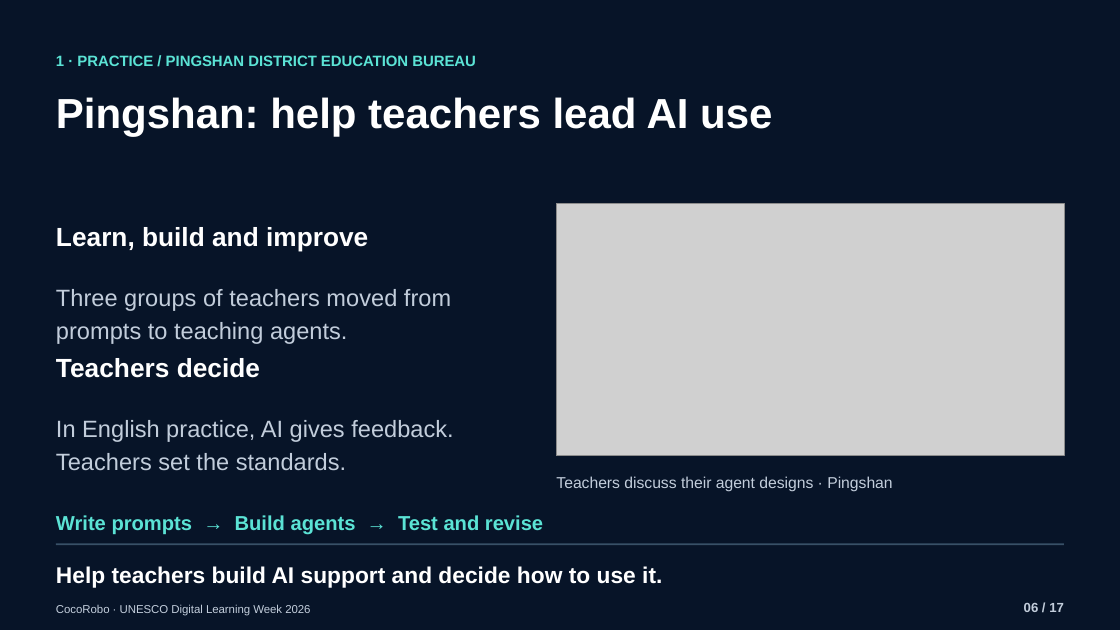
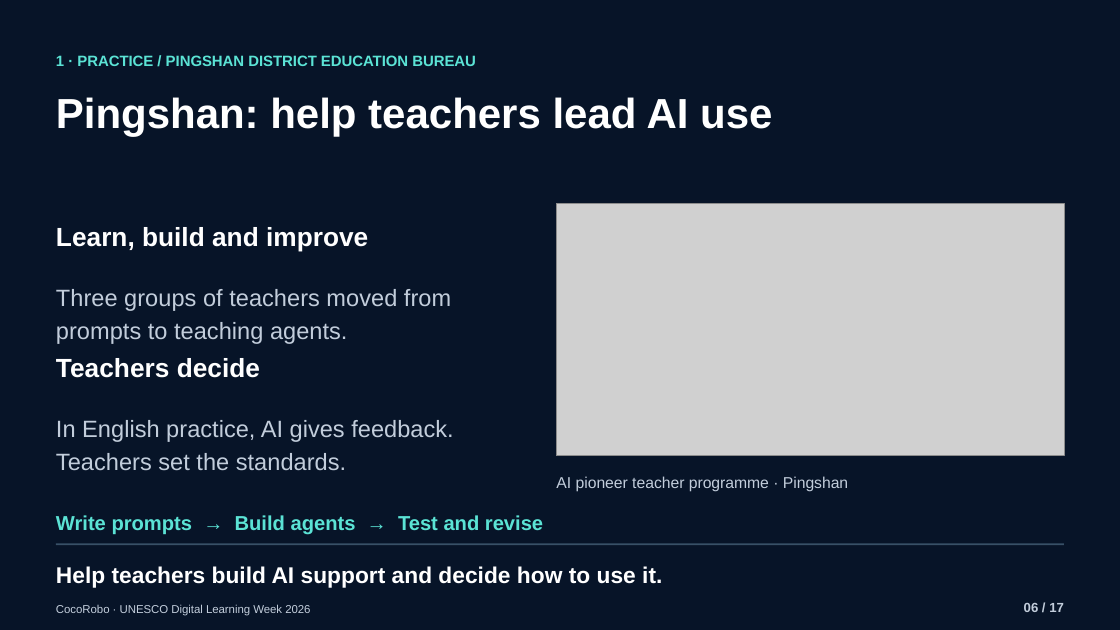
Before and after one commit to tonyxinvip/slides, a slide deck: slide 6 of teacher-agent-creators-10min/downloads/UNESCO_Teacher_AI_Agents_EN.pptx. Drawn at 1120x630 pixels with LibreOffice and Linux fonts; fonts in the diff are those of the drawing; grey boxes stand for pictures. Boxes give left, top, right and bottom in pixels: in the first picture for what was removed or moved away, otherwise in the second. Text is boxed around its words. In the diff, an @@ line names an element or a change of style, - is before the commit and + after.

Commit message:
Replace Pingshan slide photo with teacher programme group portrait and refresh English downloads

```diff
--- a/teacher-agent-creators-10min/downloads/UNESCO_Teacher_AI_Agents_EN.pptx
+++ b/teacher-agent-creators-10min/downloads/UNESCO_Teacher_AI_Agents_EN.pptx
@@ text at box(556, 476, 848, 492): text changed @@
-Teachers discuss their agent designs · Pingshan
+AI pioneer teacher programme · Pingshan
```
Also in this commit, not shown: 7 other files.
